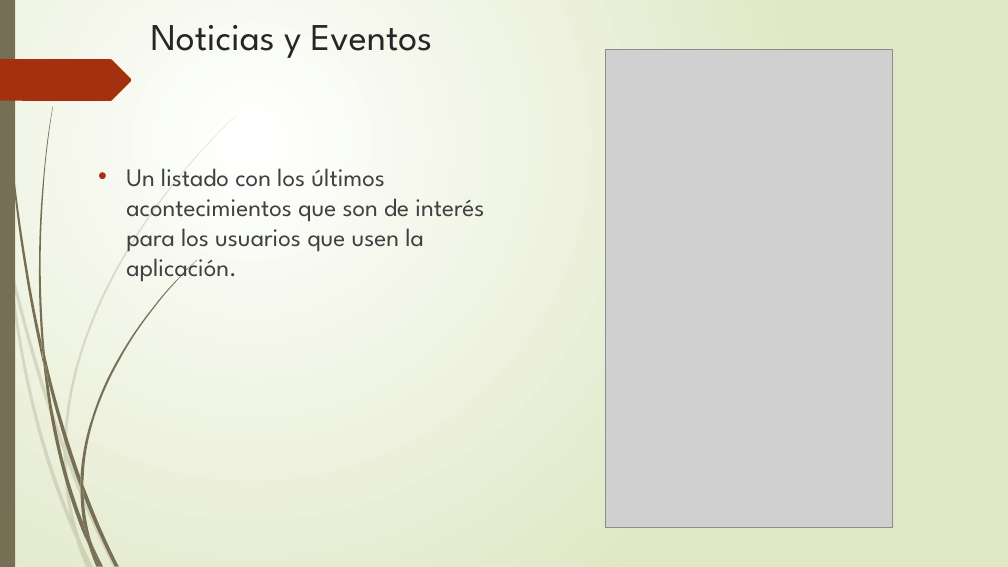
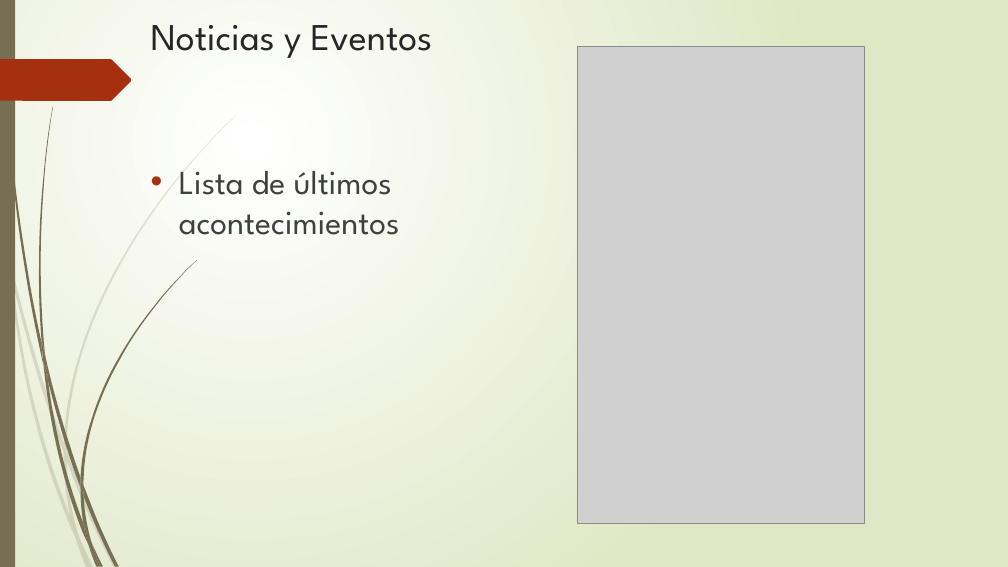
Before and after one commit to anfesmo/Oferta_Institucional, a slide deck: slide 11 of Presentación1.pptx (slide 8 before the commit). Drawn at 1008x567 pixels with LibreOffice and Linux fonts; fonts in the diff are those of the drawing; grey boxes stand for pictures. Boxes give left, top, right and bottom in pixels: in the first picture for what was removed or moved away, otherwise in the second. Text is boxed around its words. In the diff, an @@ line names an element or a change of style, - is before the commit and + after.

```diff
--- a/Presentación1.pptx
+++ b/Presentación1.pptx
@@ picture moved from (x1=606, y1=50, x2=892, y2=528) to (x1=578, y1=46, x2=864, y2=524) @@
@@ text at (x1=179, y1=171, x2=400, y2=235): text changed; size 24 to 32 pt @@
-• Un listado con los últimos acontecimientos que son de interés para los usuarios que usen la aplicación.
+• Lista de últimos acontecimientos
```
Also in this commit, not shown: 5 other slides changed, 6 slides added, 3 slides removed, 1 other file.
